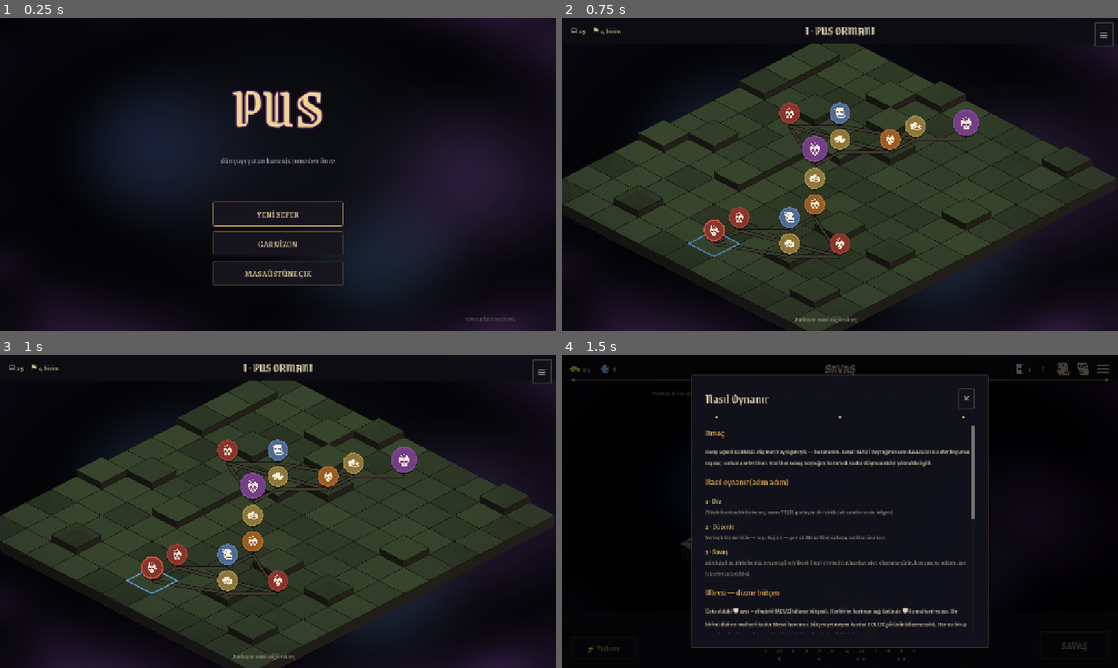
Above: before the commit, frames 1-4 (two rows, left to right).
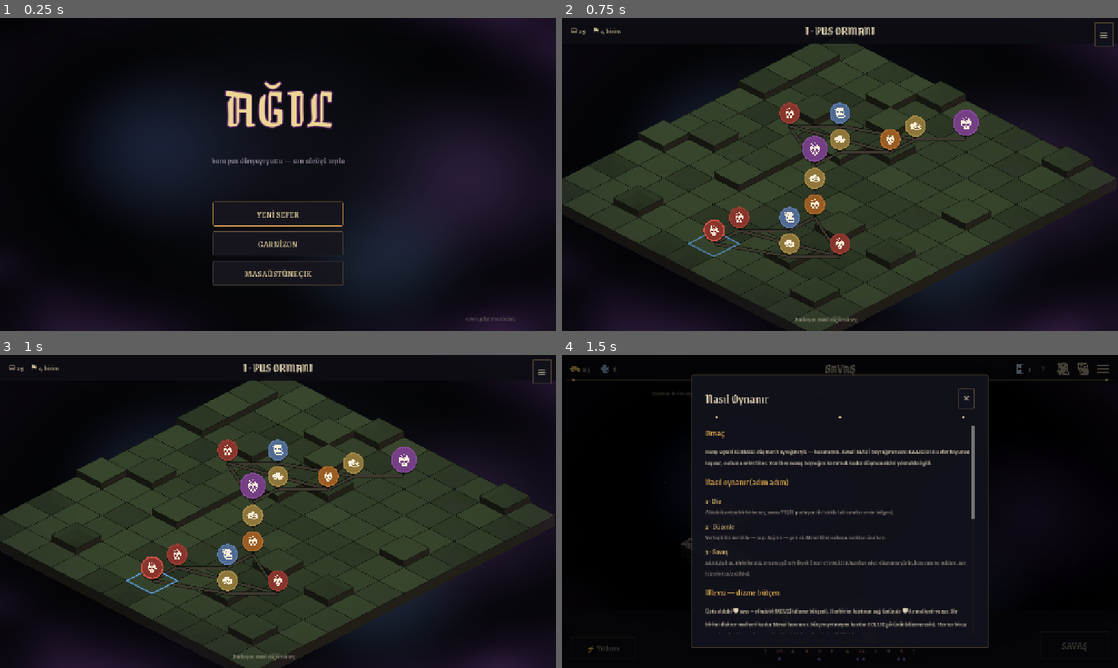
Above: after the commit, the same moments.

Repository: onryzici/isotile
Game: Godot game, scene res://scenes/main.tscn
Two runs of this game, one before a commit and one after it. Both use one fixed random seed, a clock stepped at 60 frames per second and the inputs below.
Inputs (mouse positions are in pixels of both pictures, inside the frame that each line leads up to):
- Up to frame 1 (0.25 s): no input
- Up to frame 2 (0.75 s): click "YENİ SEFER" at 0.5 s
- Up to frame 3 (1 s): no input
- Up to frame 4 (1.5 s): click (712, 567) at 1.25 s

The runs differ from the first frame. In frame 1, 2.1% of the frame differs, in the area x 38-62%, y 20-48%; in frame 2, nothing differs; in frame 3, nothing differs; in frame 4, nothing differs.

Commit message:
Kimlik: PUS -> AĞIL
Oyunun adı AĞIL oldu. Kara Pus dünyada kalıyor — yalnızca oyunun
adı değişti; PUS_DAMAGE event'i, Pus Basıncı, "Pus Ormanı" bölge adı
ve pus tile'ları olduğu gibi duruyor.

- project.godot: config/name = "AĞIL"
- main_menu_screen: yeni başlık + tagline
  ("kara pus dünyayı yuttu — son sürüyü topla")

Co-Authored-By: Claude Opus 4.8 (1M context) <noreply@anthropic.com>

Diff:
--- a/project.godot
+++ b/project.godot
@@ -10,7 +10,7 @@
 
 [application]
 
-config/name="PUS"
+config/name="AĞIL"
 run/main_scene="res://scenes/main.tscn"
 config/features=PackedStringArray("4.7", "Forward Plus")
 config/icon="res://icon.svg"
--- a/src/presentation/main_menu_screen.gd
+++ b/src/presentation/main_menu_screen.gd
@@ -47,7 +47,7 @@
 
 	var title := Label.new()
 	title.theme_type_variation = "Title"
-	title.text = "PUS"
+	title.text = "AĞIL"
 	title.add_theme_font_size_override("font_size", 132)
 	title.add_theme_color_override("font_color", Color(0.93, 0.84, 0.58))
 	title.add_theme_color_override("font_outline_color", Color(0.35, 0.12, 0.42, 0.9))
@@ -57,7 +57,7 @@
 	stack.add_child(title)
 
 	var sub := Label.new()
-	sub.text = "dünyayı yutan kara sis inmeden önce"
+	sub.text = "kara pus dünyayı yuttu — son sürüyü topla"
 	sub.add_theme_font_size_override("font_size", 20)
 	sub.add_theme_color_override("font_color", Color(0.62, 0.58, 0.66))
 	sub.horizontal_alignment = HORIZONTAL_ALIGNMENT_CENTER
